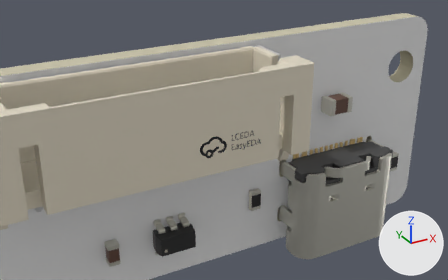
Two versions of the glTF model site/assets/pcb/data-port.glb, one commit apart.
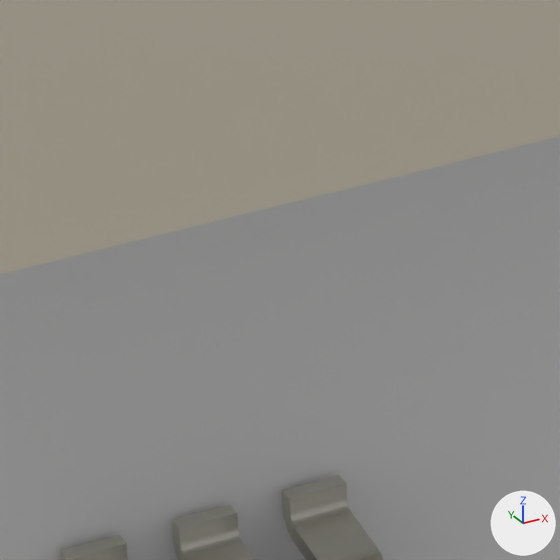
Each version appears first from a camera (50 mm lens) standing at (1.16, -37.51, 10.93) and looking at (21.98, 0.34, -7.99), and next in a close-up on the part from 33% to 47% of the width and 57% to 79% of the height. Lighting does not change. The marker at lower right points along +X, +Y and +Z. The first two pictures are the older version. Vertices at exactly the same position are counted once.

The first close-up shows 'board0', 'part1', 'part4'.
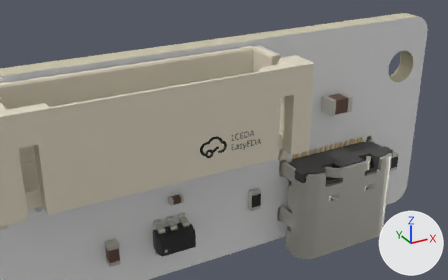
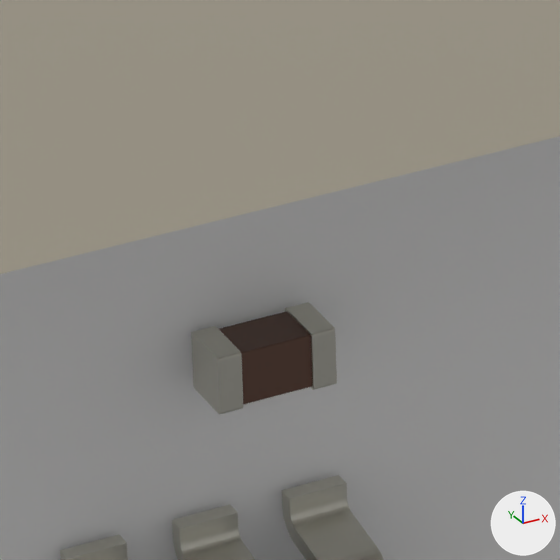
The change, as JSON lines over the scene's bpy script:
```json
{"block": "me_part1", "where": "# used by ob_part1; location = (0.0, 0.0, 0.0)"}
{"op": "remove", "block": "me_part1", "code": "me_part1.from_pydata(...)  # 2330 vertices, 4522 faces; spans x 11.5..37.9, y -4.9..-0.6, z -17.3..-5.2"}
{"op": "add", "block": "me_part1", "code": "me_part1.from_pydata(...)  # 2426 vertices, 4678 faces; spans x 11.5..37.9, y -4.9..-0.6, z -17.3..-5.2"}
{"block": "me_part1", "change": "me_part1 part 1: a new loose piece of 48 vertices spanning x 16.4..16.6, y -2.1..-1.6, z -11.0..-10.5, in mat_material_4 (light grey #d3d1c7)"}
{"block": "me_part1", "change": "me_part1 part 2: a new loose piece of 48 vertices spanning x 17.2..17.4, y -2.1..-1.6, z -11.0..-10.5, in mat_material_4 (light grey #d3d1c7)"}
{"block": "me_part8", "where": "# used by ob_part8; location = (0.0, 0.0, 0.0)"}
{"op": "remove", "block": "me_part8", "code": "me_part8.from_pydata(...)  # 88 vertices, 88 faces; spans x 11.5..31.1, y -2.8..-1.6, z -14.0..-5.2"}
{"op": "add", "block": "me_part8", "code": "me_part8.from_pydata(...)  # 120 vertices, 120 faces; spans x 11.5..31.1, y -2.8..-1.6, z -14.0..-5.2"}
{"block": "me_part8", "change": "me_part8 part 3: a new loose piece of 32 vertices spanning x 16.6..17.2, y -2.1..-1.6, z -10.9..-10.5, in mat_material_11 (brown #624538)"}
```

Pixel boxes [x1, y1, x2, y2] of what changed, in the close-ups (560 x 560 px):
```json
{"object": "part1", "change": "reshaped", "before": [60, 475, 384, 560], "after": [60, 302, 384, 560]}
{"object": "part8", "change": "reshaped", "after": [219, 311, 312, 405], "on screen": "not visible before"}
{"part": 1, "of": "me_part1", "change": "added", "after": [191, 326, 243, 415]}
{"part": 2, "of": "me_part1", "change": "added", "after": [285, 302, 337, 390]}
```
